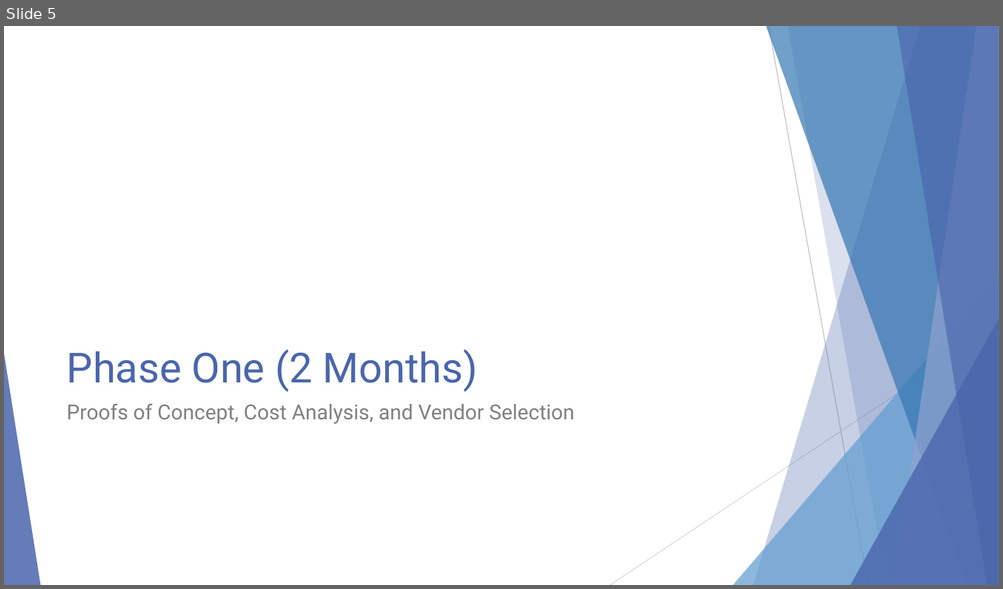
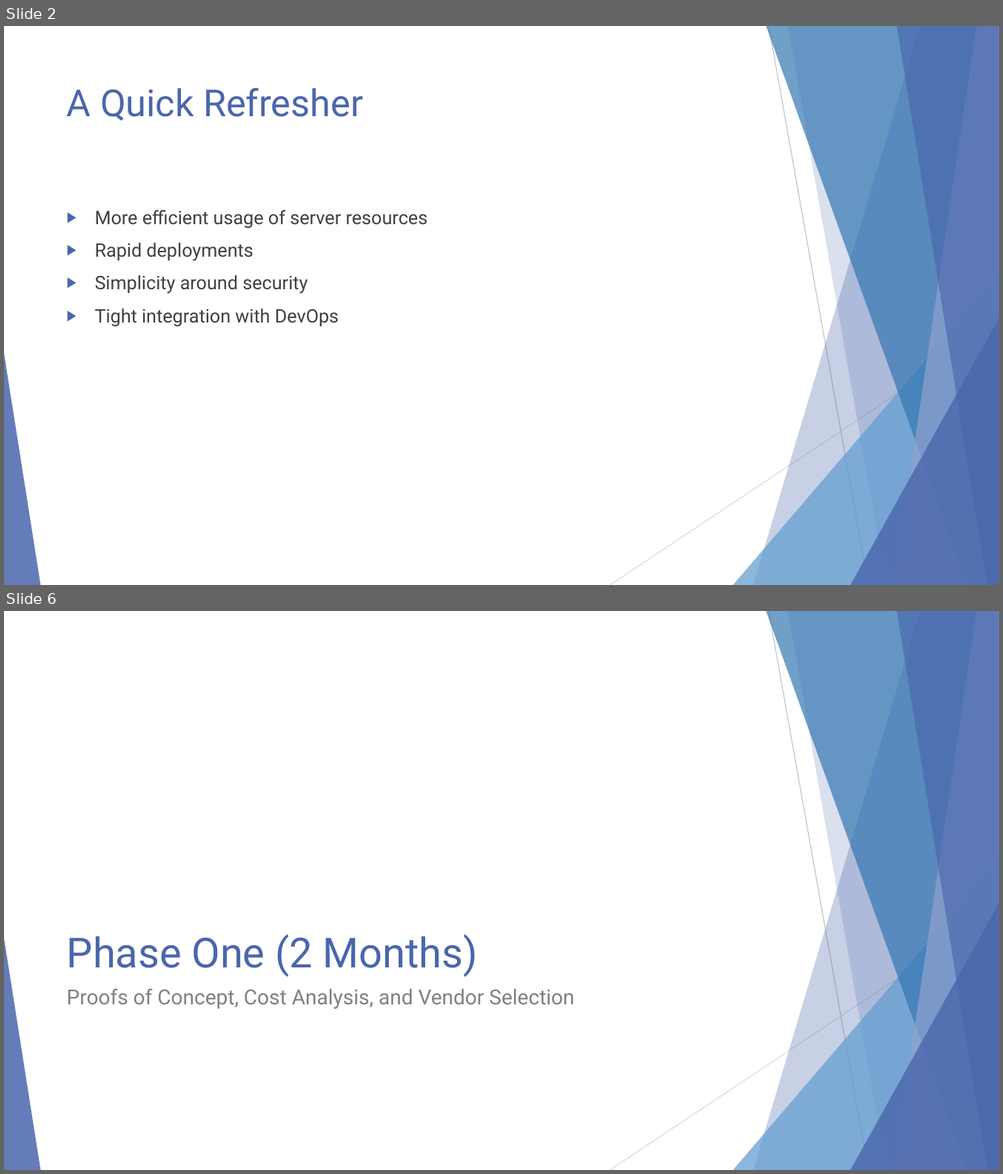
Before and after one commit to EnterpriseProductsLP/docker-straw-man, a slide deck: presentation.pptx. Shown one above the other, each under a label of ours: slide 5 before the commit, slides 2 and 6 after it; the slides between them are not shown. The pictures are 1003x589 and 1003x1174 pixels, drawn with LibreOffice and Linux fonts; fonts in the diff are those of the drawing. Boxes give left, top, right and bottom in pixels: in the first picture for what was removed or moved away, otherwise in the second. Text is boxed around its words. In the diff, an @@ line names an element or a change of style, - is before the commit and + after.

```diff
--- a/presentation.pptx
+++ b/presentation.pptx
@@ slide 2 added at (4,26,999,585), background #FFFFFF; not listed: 10 template elements that a slide beside it also shows @@
@@ title added at (67,87,363,121), 36 pt, text #4A66AC @@
+A Quick Refresher
@@ text added at (95,210,428,327), 18 pt, text #404040 @@
+▶ More efficient usage of server resources
+▶ Rapid deployments
+▶ Simplicity around security
+▶ Tight integration with DevOps
@@ what was slide 5 is now slide 6 @@
```
Also in this commit, not shown: 11 slides changed, 2 other slides added.
